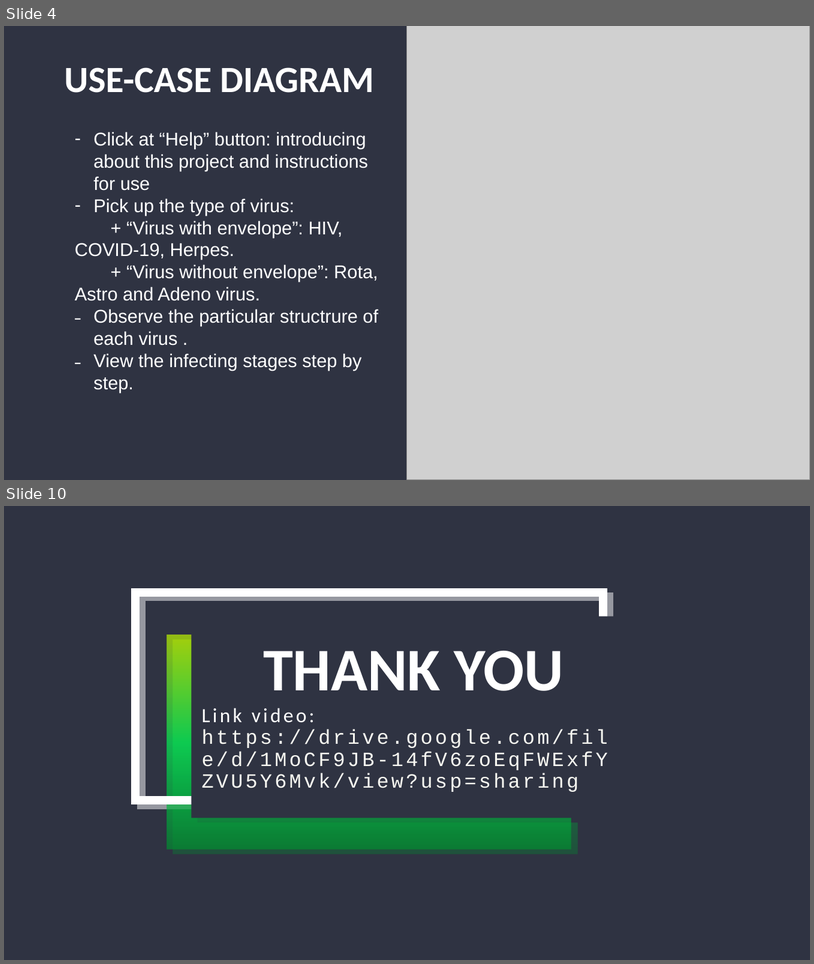
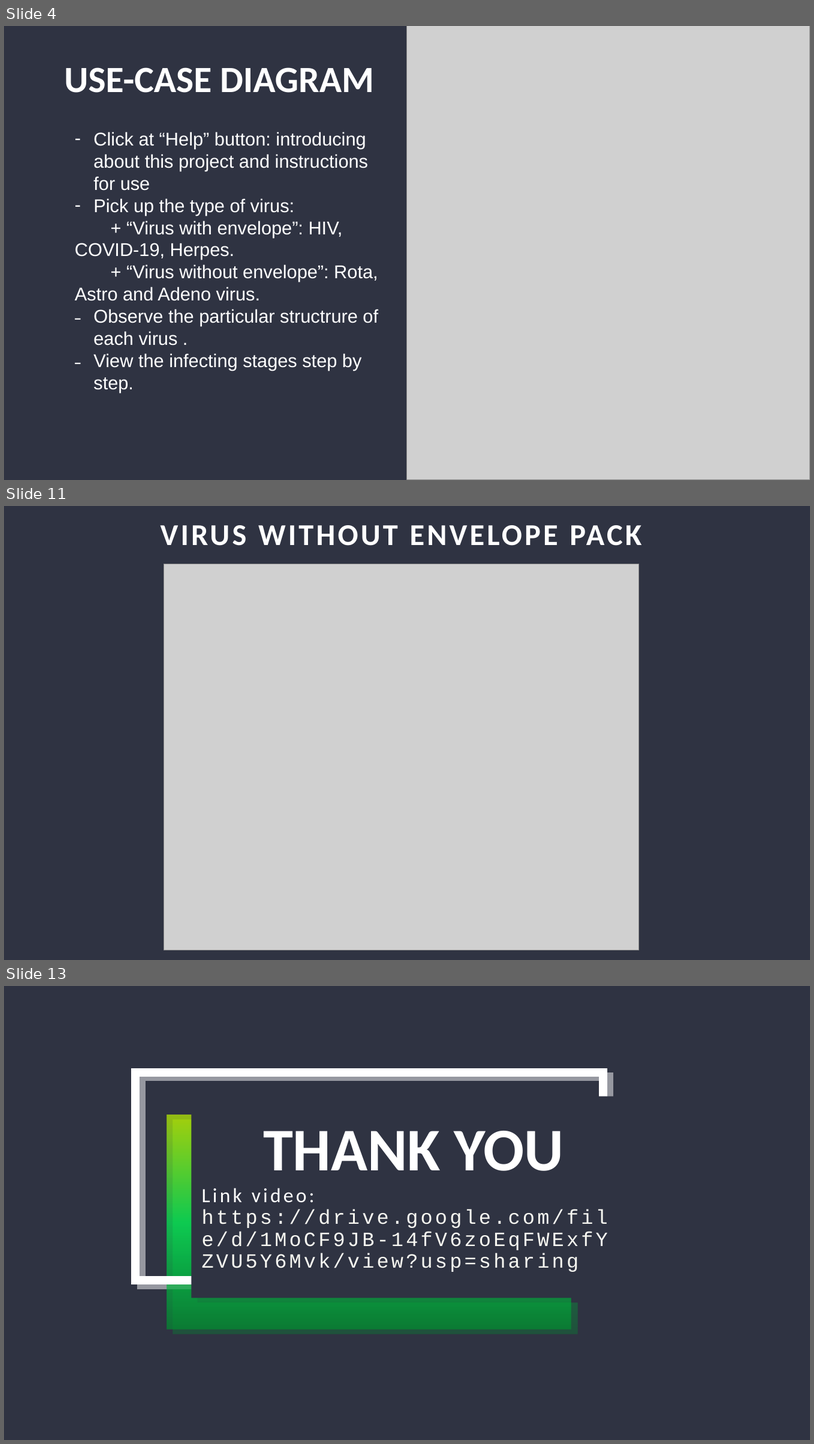
Before and after one commit to tqthai2001/OOLT.ICT.20212.Team06, a slide deck: Presentation/presentation.pptx. Shown one above the other, each under a label of ours: slides 4 and 10 before the commit, slides 4, 11 and 13 after it; the slides between them are not shown. The pictures are 814x964 and 814x1444 pixels, drawn with LibreOffice and Linux fonts; fonts in the diff are those of the drawing; grey boxes stand for pictures; background and template pictures are left out. Boxes give left, top, right and bottom in pixels: in the first picture for what was removed or moved away, otherwise in the second. Text is boxed around its words. In the diff, an @@ line names an element or a change of style, - is before the commit and + after.

```diff
--- a/Presentation/presentation.pptx
+++ b/Presentation/presentation.pptx
@@ slide 11 added at [4,506,810,960], background #2F3342; not listed: 1 template element that a slide beside it also shows @@
@@ rectangle added at [4,506,810,960], fill #2F3342 @@
@@ title added at [161,525,642,546], 36 pt, text #FFFFFF, bold @@
+VIRUS WITHOUT ENVELOPE PACK
@@ picture added at [164,564,639,950] @@
@@ what was slide 10 is now slide 13 @@
```
Also in this commit, not shown: 4 slides changed, 3 other slides added, 1 slide removed, 32 other files.
